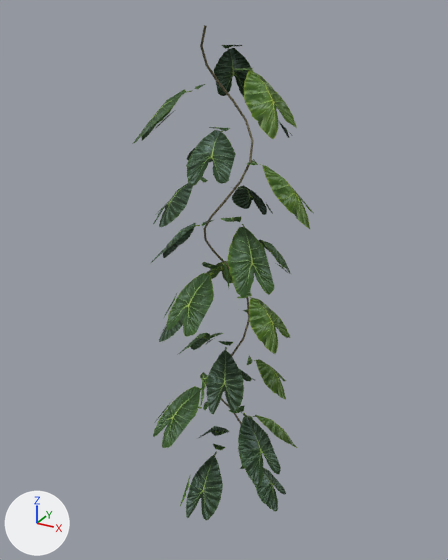
An edit to the glTF model public/Assets/terrain/coastal-jungle/objects/forest/climber_02.glb, drawn before and after from the same camera.
Camera for both pictures: a camera (50 mm lens) standing at (2.98, -5.49, 5.16) and looking at (-0.07, 0.05, 2.39). The lights are fixed; the arrows at lower left show +X, +Y and +Z. The picture after the commit comes second. Vertices at exactly the same position are counted once.

In view in the first picture: 'climber_02'.
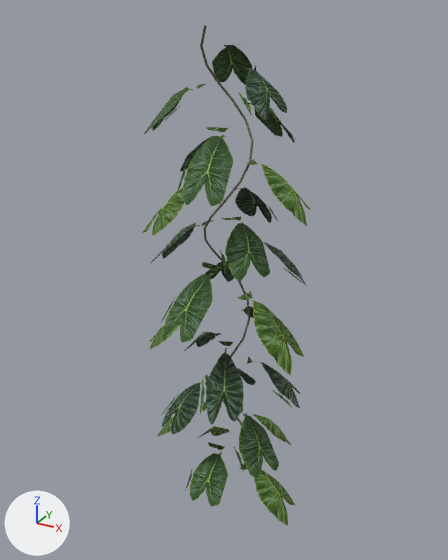
Edits to the scene script, one JSON object a line:
```json
{"block": "me_climber_001", "where": "# used by ob_climber_02; location = (0.0, 0.0, 0.0)"}
{"op": "remove", "block": "me_climber_001", "code": "me_climber_001.from_pydata(...)  # 710 vertices, 1008 faces; spans x -1.03..0.98, y -1.01..1.02, z -0.46..5.01"}
{"op": "add", "block": "me_climber_001", "code": "me_climber_001.from_pydata(...)  # 710 vertices, 1008 faces; spans x -1.01..1.06, y -1.02..0.99, z -0.6..5.01"}
{"block": "me_climber_001", "change": "me_climber_001 part 1: 349 vertices moved from x -1.03..0.98, y -1.01..1.02, z -0.46..4.78 to x -1.01..1.06, y -1.02..0.99, z -0.6..4.82"}
{"block": "me_climber_001", "change": "me_climber_001 part 2: 304 kept faces spanning x -0.97..0.95, y -1.02..0.98, z -0.6..4.82 get new texture (UV) coordinates"}
```

Boxes (x1, y1, x2, y2) around the edits, measured in the pictures (448 x 560 px; the box of a moved part takes in the faces that stretch with it):
```json
{"part": 1, "of": "me_climber_001", "change": "moved or reshaped", "before": [133, 84, 314, 448], "after": [144, 84, 311, 445]}
{"part": 2, "of": "me_climber_001", "change": "surface changed", "before": [153, 45, 297, 520], "after": [143, 45, 306, 526]}
```
